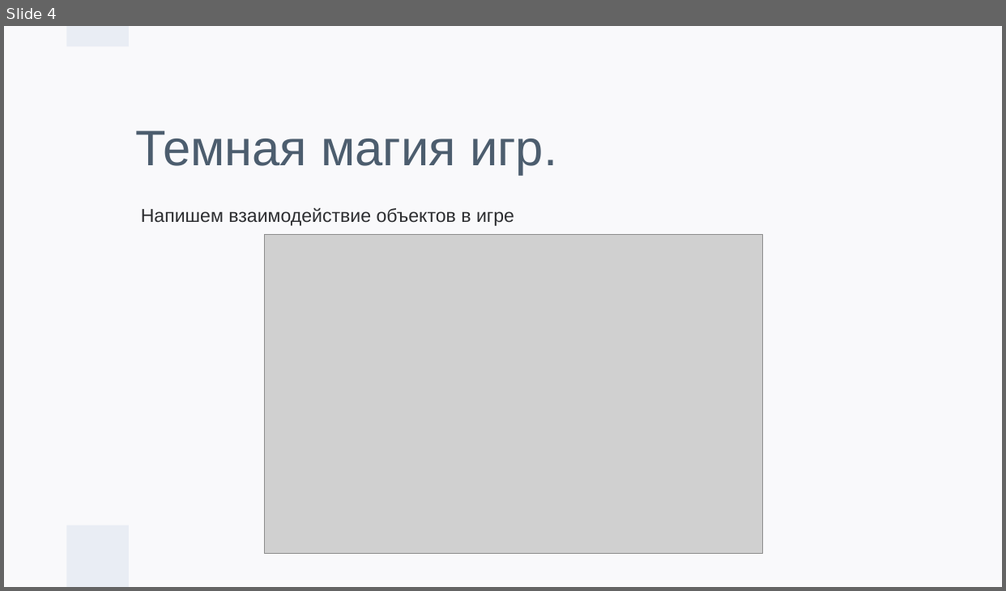
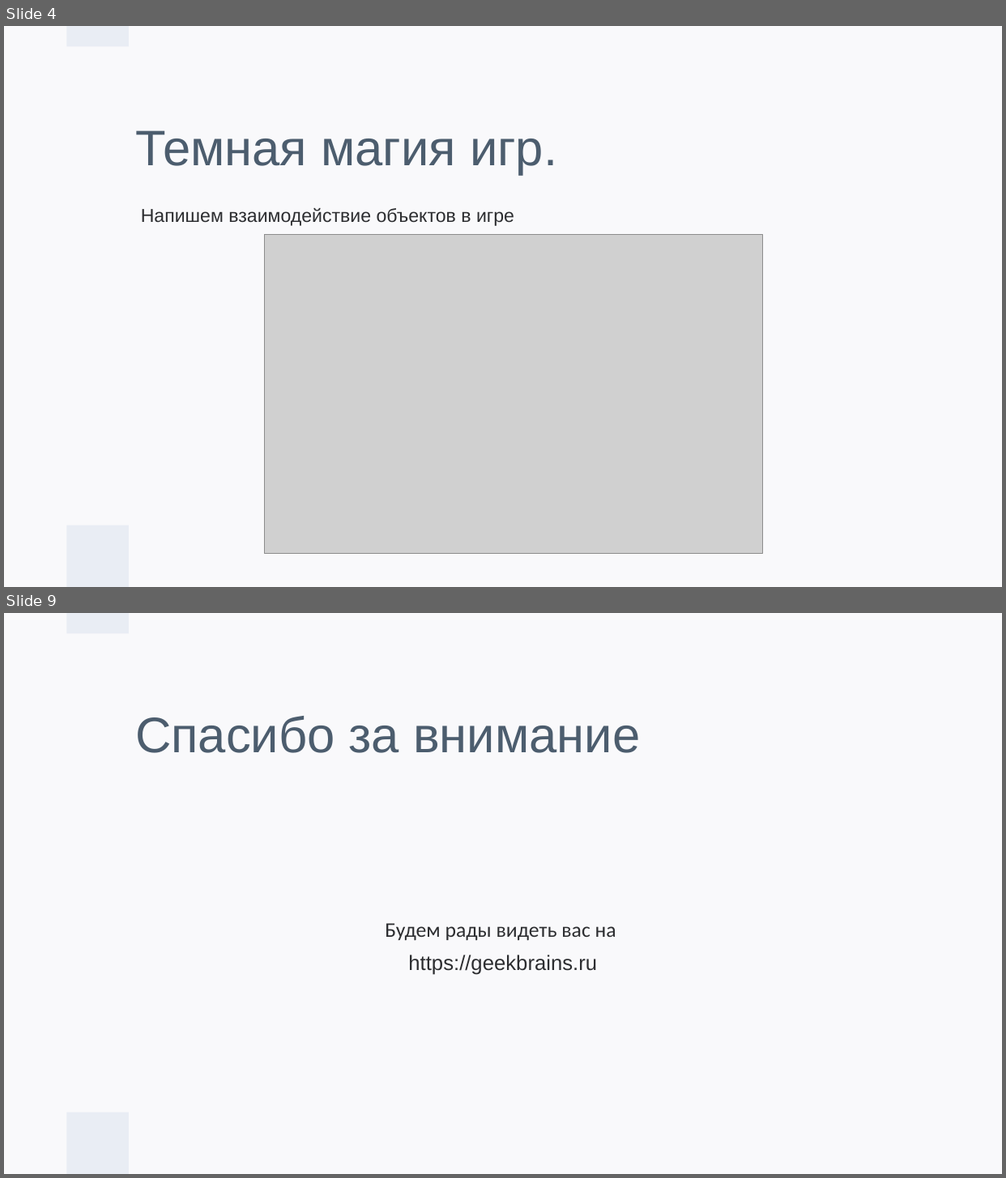
Before and after one commit to kosmoflyko/gb-game-example, a slide deck: presentation/Java webminar part 2.potx.pptx. Shown one above the other, each under a label of ours: slide 4 before the commit, slides 4 and 9 after it; the slides between them are not shown. The pictures are 1006x591 and 1006x1178 pixels, drawn with LibreOffice and Linux fonts; fonts in the diff are those of the drawing; grey boxes stand for pictures; background and template pictures are left out. Boxes give left, top, right and bottom in pixels: in the first picture for what was removed or moved away, otherwise in the second. Text is boxed around its words. In the diff, an @@ line names an element or a change of style, - is before the commit and + after.

```diff
--- a/presentation/Java webminar part 2.potx.pptx
+++ b/presentation/Java webminar part 2.potx.pptx
@@ slide 9 added at (4, 613, 1002, 1174), background #F9F9FB; not listed: 2 template elements that a slide beside it also shows @@
@@ title added at (135, 716, 640, 753), 48 pt, text #4C5D6E @@
+Спасибо за внимание
@@ text added at (385, 923, 616, 975), 20 pt, text #2C2D30 @@
+Будем рады видеть вас на
+https://geekbrains.ru
```
Also in this commit, not shown: 1 slide changed, 4 other slides added.
